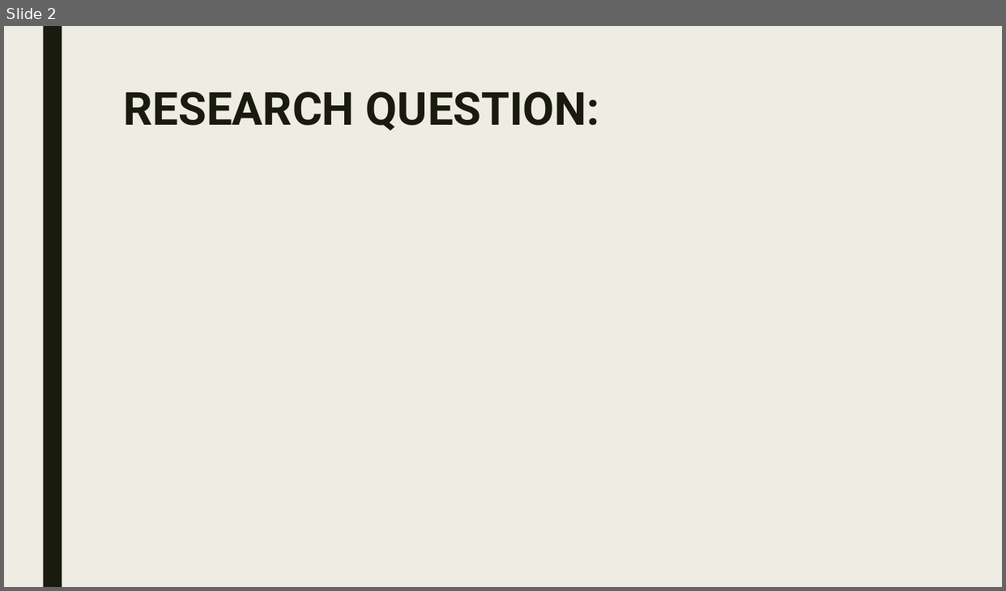
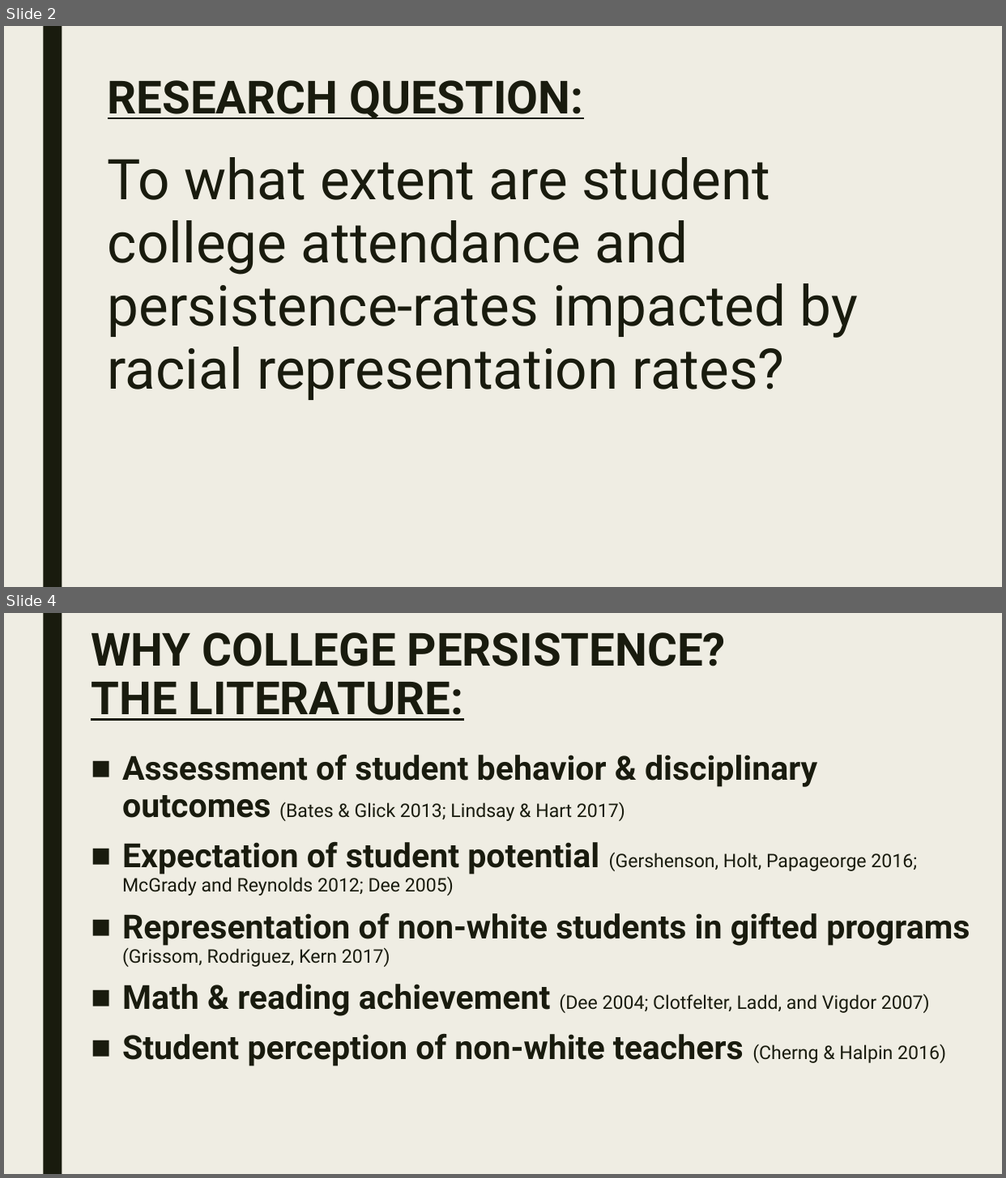
Before and after one commit to Sun-Kev/MACS30200proj, a slide deck: Proposal/proposal_slides.pptx. Shown one above the other, each under a label of ours: slide 2 before the commit, slides 2 and 4 after it; the slides between them are not shown. The pictures are 1006x591 and 1006x1178 pixels, drawn with LibreOffice and Linux fonts; fonts in the diff are those of the drawing. Boxes give left, top, right and bottom in pixels: in the first picture for what was removed or moved away, otherwise in the second. Text is boxed around its words. In the diff, an @@ line names an element or a change of style, - is before the commit and + after.

```diff
--- a/Proposal/proposal_slides.pptx
+++ b/Proposal/proposal_slides.pptx
@@ slide 4 added at (4, 613, 1002, 1174), background #EFEDE3; not listed: 1 template element that a slide beside it also shows @@
@@ title added at (91, 632, 726, 721), 44 pt, text #191B0E, bold @@
+WHY COLLEGE PERSISTENCE?
+THE LITERATURE:
@@ text added at (122, 755, 970, 1067), 32 pt, text #191B0E, bold @@
+■ Assessment of student behavior & disciplinary outcomes (Bates & Glick 2013; Lindsay & Hart 2017)
+■ Expectation of student potential (Gershenson, Holt, Papageorge 2016; McGrady and Reynolds 2012; Dee 2005)
+■ Representation of non-white students in gifted programs (Grissom, Rodriguez, Kern 2017)
+■ Math & reading achievement (Dee 2004; Clotfelter, Ladd, and Vigdor 2007)
+■ Student perception of non-white teachers (Cherng & Halpin 2016)
@@ slide 2 changed as well @@
@@ title "RESEARCH QUESTION:": place and size @@
-title "RESEARCH QUESTION:" at (124, 92, 600, 130)
+title "RESEARCH QUESTION:" at (108, 80, 584, 119)
@@ title "RESEARCH QUESTION:" at (108, 80, 584, 119): underline on @@
@@ text added at (108, 157, 858, 400), 54 pt, text #191B0E @@
+To what extent are student college attendance and persistence-rates impacted by racial representation rates?
```
Also in this commit, not shown: 4 other slides changed, 4 other slides added, 5 slides removed.
